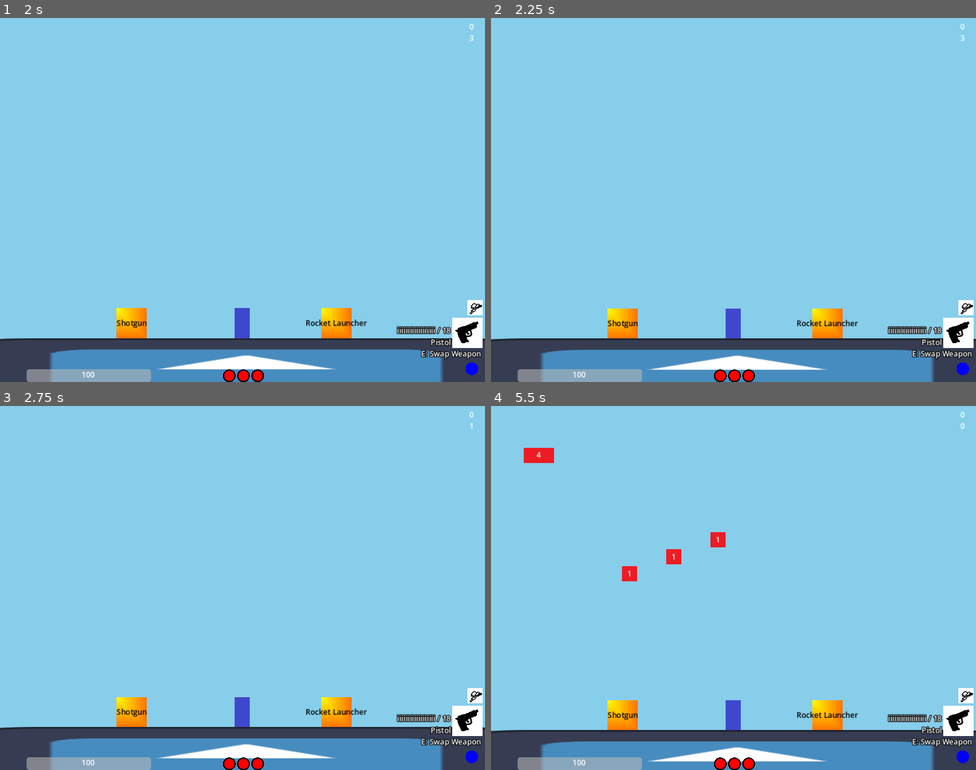
Above: before the commit, frames 1-4 (two rows, left to right).
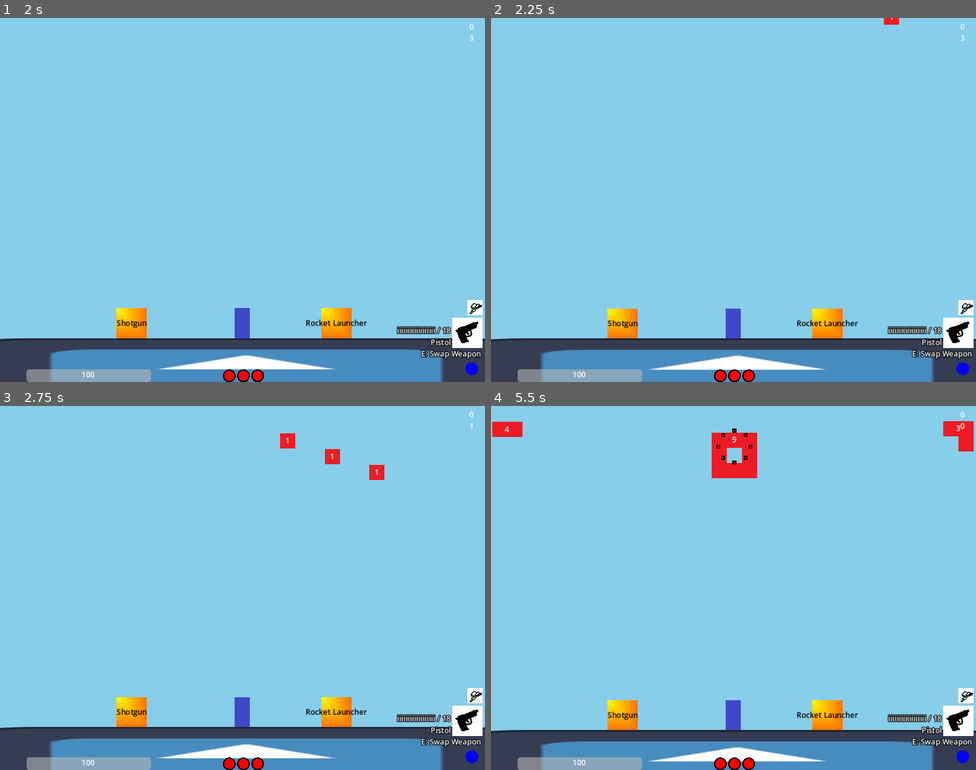
Above: after the commit, the same moments.

Repository: notMSB/bunk
Game: Godot game, scene res://scenes/menu.tscn
The game is run twice, just before and just after one commit, with the same random seed, the same clock (stepped at 60 frames per second) and the same inputs. The engine's default icon, where the game draws it, is replaced by a stand-in: a white triangle on a blue panel in a dark square.
Inputs (mouse positions are in pixels of both pictures, inside the frame that each line leads up to):
- Up to frame 1 (2 s): click "Mobile" at 0.5 s; move the mouse to (349, 181) at 1.27 s; hold Right (ui_right) from 1.28 s (still down); tap Shift (item) at 1.35 s; tap Space (jump) at 1.52 s
- Up to frame 2 (2.25 s): keep holding Right (ui_right); move the mouse to (636, 218) at 2.02 s; tap Mouse wheel down (cycle held weapon) at 2.1 s
- Up to frame 3 (2.75 s): keep holding Right (ui_right); tap Space (jump) at 2.27 s; tap Shift (item) at 2.3 s
- Up to frame 4 (5.5 s): move the mouse to (782, 507) at 2.77 s; release Right (ui_right) at 2.78 s; hold Left (ui_left) 2.78-3.53 s; tap Q (exchange weapon) at 2.85 s; tap Shift (item) at 3.05, 3.6, 4.55, 5.3 s; move the mouse to (709, 660) at 3.52 s; hold Right (ui_right) 3.53-5.03 s; tap Space (jump) at 3.77, 4.52, 5.27 s; move the mouse to (879, 642) at 4.27 s; tap Ctrl (misc) at 4.35 s; move the mouse to (588, 533) at 5.02 s; hold Left (ui_left) from 5.03 s (still down); click (588, 533) at 5.1 s

Frame 1 is identical in both runs. In frame 2, less than 0.1% of the frame differs, in the area x 81-85%, y 0-2%; in frame 3, 0.4%; in frame 4, 2.4%, in the area x 0-100%, y 4-49%.

Commit message:
Enemy Waves start

Diff:
--- /dev/null
+++ b/Enemy Waves/Enemy wave 01.tscn
@@ -0,0 +1,21 @@
+[gd_scene load_steps=5 format=3 uid="uid://cie7ojdyc0fiq"]
+
+[ext_resource type="PackedScene" uid="uid://cydvsy2fg6d5e" path="res://scenes/enemy.tscn" id="4_7jnht"]
+[ext_resource type="PackedScene" uid="uid://c5d10buygwl2h" path="res://scenes/shrimp.tscn" id="5_6u4qk"]
+[ext_resource type="PackedScene" uid="uid://cvfppjfmmea6a" path="res://scenes/clam.tscn" id="6_p3i71"]
+[ext_resource type="PackedScene" uid="uid://duyont48u7aox" path="res://scenes/swarmer.tscn" id="7_rtp1u"]
+
+[node name="Enemy Wave" type="Node2D"]
+position = Vector2(512, 768)
+
+[node name="Enemy" parent="." instance=ExtResource("4_7jnht")]
+position = Vector2(-478, -54)
+
+[node name="Shrimp" parent="." instance=ExtResource("5_6u4qk")]
+position = Vector2(475, -56)
+
+[node name="Swarmer" parent="." instance=ExtResource("7_rtp1u")]
+position = Vector2(276, 192)
+
+[node name="Clam" parent="." instance=ExtResource("6_p3i71")]
+position = Vector2(-14, -32)
--- /dev/null
+++ b/Enemy Waves/Enemy wave 02.tscn
@@ -0,0 +1,21 @@
+[gd_scene load_steps=5 format=3 uid="uid://dwaj0p0np5c2u"]
+
+[ext_resource type="PackedScene" uid="uid://cydvsy2fg6d5e" path="res://scenes/enemy.tscn" id="1_csra7"]
+[ext_resource type="PackedScene" uid="uid://c5d10buygwl2h" path="res://scenes/shrimp.tscn" id="2_fgnf7"]
+[ext_resource type="PackedScene" uid="uid://duyont48u7aox" path="res://scenes/swarmer.tscn" id="3_xhkk0"]
+[ext_resource type="PackedScene" uid="uid://cvfppjfmmea6a" path="res://scenes/clam.tscn" id="4_p1hvk"]
+
+[node name="Enemy Wave" type="Node2D"]
+position = Vector2(512, 768)
+
+[node name="Enemy" parent="." instance=ExtResource("1_csra7")]
+position = Vector2(-478, -54)
+
+[node name="Shrimp" parent="." instance=ExtResource("2_fgnf7")]
+position = Vector2(475, -56)
+
+[node name="Swarmer" parent="." instance=ExtResource("3_xhkk0")]
+position = Vector2(276, 192)
+
+[node name="Clam" parent="." instance=ExtResource("4_p1hvk")]
+position = Vector2(-14, -32)
--- /dev/null
+++ b/Enemy Waves/Enemy wave 03.tscn
@@ -0,0 +1,21 @@
+[gd_scene load_steps=5 format=3 uid="uid://co2tt7yjnwyjs"]
+
+[ext_resource type="PackedScene" uid="uid://cydvsy2fg6d5e" path="res://scenes/enemy.tscn" id="1_6i2lp"]
+[ext_resource type="PackedScene" uid="uid://c5d10buygwl2h" path="res://scenes/shrimp.tscn" id="2_7ytwf"]
+[ext_resource type="PackedScene" uid="uid://duyont48u7aox" path="res://scenes/swarmer.tscn" id="3_nrbqr"]
+[ext_resource type="PackedScene" uid="uid://cvfppjfmmea6a" path="res://scenes/clam.tscn" id="4_3dc34"]
+
+[node name="Enemy Wave" type="Node2D"]
+position = Vector2(512, 768)
+
+[node name="Enemy" parent="." instance=ExtResource("1_6i2lp")]
+position = Vector2(-478, -54)
+
+[node name="Shrimp" parent="." instance=ExtResource("2_7ytwf")]
+position = Vector2(475, -56)
+
+[node name="Swarmer" parent="." instance=ExtResource("3_nrbqr")]
+position = Vector2(276, 192)
+
+[node name="Clam" parent="." instance=ExtResource("4_3dc34")]
+position = Vector2(-14, -32)
--- /dev/null
+++ b/Enemy Waves/Enemy wave 04.tscn
@@ -0,0 +1,21 @@
+[gd_scene load_steps=5 format=3 uid="uid://cay1gu2720e8a"]
+
+[ext_resource type="PackedScene" uid="uid://cydvsy2fg6d5e" path="res://scenes/enemy.tscn" id="1_iiy6y"]
+[ext_resource type="PackedScene" uid="uid://c5d10buygwl2h" path="res://scenes/shrimp.tscn" id="2_37rpi"]
+[ext_resource type="PackedScene" uid="uid://duyont48u7aox" path="res://scenes/swarmer.tscn" id="3_1xjff"]
+[ext_resource type="PackedScene" uid="uid://cvfppjfmmea6a" path="res://scenes/clam.tscn" id="4_kyqjv"]
+
+[node name="Enemy Wave" type="Node2D"]
+position = Vector2(512, 768)
+
+[node name="Enemy" parent="." instance=ExtResource("1_iiy6y")]
+position = Vector2(-478, -54)
+
+[node name="Shrimp" parent="." instance=ExtResource("2_37rpi")]
+position = Vector2(475, -56)
+
+[node name="Swarmer" parent="." instance=ExtResource("3_1xjff")]
+position = Vector2(276, 192)
+
+[node name="Clam" parent="." instance=ExtResource("4_kyqjv")]
+position = Vector2(-14, -32)
--- a/scripts/clam_ai.gd
+++ b/scripts/clam_ai.gd
@@ -12,7 +12,7 @@
 func _process(delta):
 	shotCooldown -= delta
 	if shotCooldown <= 0 and !enemy.killTimerSet and enemy.global_position.distance_to(player.global_position) < 600:
-		var bulletOrigin = enemy.position + Vector2(16, 32) #set all bullets to spawn from the middle
+		var bulletOrigin = enemy.global_position + Vector2(16, 32) #set all bullets to spawn from the middle
 		for i in 8:
 			var shot := Bullet.instantiate()
 			shot.get_node("Sprite2D").modulate = Color.RED
--- a/scripts/global.gd
+++ b/scripts/global.gd
@@ -32,3 +32,51 @@
 	return _text
 
 	pass
+
+func getFilePathsByExtension(directoryPath: String, extension: String, recursive: bool = true) -> Array:
+
+	#	https://www.reddit.com/r/godot/comments/k1t53k/getting_tscn_children_from_levels_folder/
+
+	# returns one array containing all elements found within a folder.
+	# Entries are just paths to that element.
+	# Does not create sub arrays, only the one array with all elements.
+
+	# Usage:
+	#var directoryPath = "res://path/to/Levels"
+	#var extension = "tscn"
+	#var foundPaths = getFilePathsByExtension(directoryPath, extension)
+
+
+	#var dir := Directory.new()
+
+	var dir := DirAccess.open(directoryPath)
+	#if dir != OK:
+	if dir == null:
+		printerr("Warning: could not open directory: ", directoryPath)
+		return []
+
+	#if dir.list_dir_begin(true, true) != OK:
+		#printerr("Warning: could not list contents of: ", directoryPath)
+		#return []
+	dir.list_dir_begin()
+
+
+	var filePaths := []
+	var fileName := dir.get_next()
+
+	while fileName != "":
+		if dir.current_is_dir():
+			if recursive:
+				var dirPath = dir.get_current_dir() + "/" + fileName
+				filePaths += getFilePathsByExtension(dirPath, extension, recursive)
+		else:
+			if fileName.get_extension() == extension:
+				var filePath = dir.get_current_dir() + "/" + fileName
+				filePaths.append(filePath)
+
+		fileName = dir.get_next()
+
+	# Not necessary, calling get_next() and getting an empty string automatically ends it.
+	#dir.list_dir_emd()
+
+	return filePaths
--- a/scripts/spawner.gd
+++ b/scripts/spawner.gd
@@ -18,7 +18,17 @@
 const TOP_SPAWN := 500
 var topSpawnMod = TOP_SPAWN
 
-const TIMER_LIST := [[0, 1.3], [500, 1.3], [2000, 1.2], [5000, 1.1], [8000, 1.0], [11000, 0.9]]
+# Spawn rate of waves.
+# first entry: height minimum for entry
+# Second entry: spawn time between waves.
+const TIMER_LIST := [
+		[0, 		1.3]
+	,	[500, 		1.3]
+	,	[2000, 		1.2]
+	,	[5000, 		1.1]
+	,	[8000, 		1.0]
+	,	[11000, 	0.9]
+]
 var timerIndex := 0
 var timer := TIMER_LIST[0][1]
 
@@ -27,15 +37,45 @@
 var platformFrequency := 10
 var platSpawnCounter := 0
 
-var enemyScenes : Array
-var enemyOdds : Array
+
+#var enemyScenes : Array
+
+# Get all wave assets in "enemy waves" folder to be used later
+var enemyWavesArray = Global.getFilePathsByExtension("res://Enemy Waves/", "tscn")
+var enemyOdds : Array	# Should be the same number of entries of waves. Dictates how likely a specific wave can be chosen
+
+# Data for each wave
+# Can b
+var enemyWavesData = {
+	0 : {
+			wave_delay_next			= 1.0	# Delay applied when this wave spawns for the next wave. This allows customization of spawn times
+		,	randomize_horizontally 	= true	# Randomize positions of all elements horizontally
+		,	randomize_vertically 	= true	# Randomize positions of all elements vertically
+	}
+	, 1 : {
+			wave_delay_next 		= 2.0
+		,	randomize_horizontally 	= false
+		,	randomize_vertically 	= true
+	}
+	, 2 : {
+			wave_delay_next 		= 3.0
+		,	randomize_horizontally 	= true
+		,	randomize_vertically 	= false
+	}
+	, 3 : {
+			wave_delay_next 		= 4.0
+		,	randomize_horizontally 	= false
+		,	randomize_vertically 	= false
+	}
+}
 
 const OFFSCREEN_LOOP = 2
 var offscreenSpawns = 0
 
 func _ready():
-	enemyScenes = [Swarmer, Clam, Shrimp, Enemy]
+	#enemyScenes = [Swarmer, Clam, Shrimp, Enemy]
 	topSpawnMod = TOP_SPAWN / CAMERA.zoom.y
+
 
 func spawn_boss():
 	spawn(CAMERA.get_screen_center_position(), true, true)
@@ -50,7 +90,7 @@
 	timer -= delta
 	if timer <= 0:
 		set_spawns()
-		timer = get_timer()
+
 
 func get_timer():
 	if timerIndex == TIMER_LIST.size()-1: return TIMER_LIST[-1][1]
@@ -86,12 +126,12 @@
 	var screenY : int = ProjectSettings.get_setting("display/window/size/viewport_height") / CAMERA.zoom.y
 
 
-	# handle Spawning of item pickup
+	# Spawn enemies in the middle. Also randomly spawn a pickup
 	spawn(CAMERA.get_screen_center_position(), true)
 
-	# Spawn enemies
-	spawn(Vector2(CAMERA.get_screen_center_position().x - screenX, CAMERA.get_screen_center_position().y))
-	spawn(Vector2(CAMERA.get_screen_center_position().x + screenX, CAMERA.get_screen_center_position().y))
+	# Spawn enemies to the left and right
+	#spawn(Vector2(CAMERA.get_screen_center_position().x - screenX, CAMERA.get_screen_center_position().y))
+	#spawn(Vector2(CAMERA.get_screen_center_position().x + screenX, CAMERA.get_screen_center_position().y))
 
 	# Spawn enemies off screen
 	offscreenSpawns +=1
@@ -100,13 +140,16 @@
 		spawn(Vector2(CAMERA.get_screen_center_position().x, CAMERA.get_screen_center_position().y - screenY))
 
 func spawn(center, original = false, boss = false):
-	var newSpawn : CharacterBody2D
+	#var newSpawn : CharacterBody2D
+	var newSpawn = null
 	var isItem := false
+	var timer_new_delay := 1.0
+	var enemy_wave_spawn_index := -1
 
 	var specificHoriz : int = HORIZ_MOD if original else HORIZ_MOD / 2
 
 	# spawn Boss
-	if boss: newSpawn = Boss.instantiate()
+	if boss: newSpawn = Boss.instantiate();
 	else:
 		if original: platSpawnCounter +=1
 
@@ -119,17 +162,33 @@
 		# Spawn enemy
 		else:
 			# Figure out what enemy to spawn based on spawning chances of each enemy
+			#var totalOdds := 0
+			#for i in enemyOdds: totalOdds += i
+			#var enemyRando := randi() % totalOdds
+			#for i in enemyScenes.size():
+				#enemyRando -= enemyOdds[i]
+				#
+				## Actually spawn enemy
+				#if enemyRando < 0:
+					#newSpawn = enemyScenes[i].instantiate()
+					#break
+
 			var totalOdds := 0
-			for i in enemyOdds: totalOdds += i
+			for i in enemyOdds:
+				totalOdds += i
+
 			var enemyRando := randi() % totalOdds
-			for i in enemyScenes.size():
+
+			for i in enemyWavesArray.size():
 				enemyRando -= enemyOdds[i]
 
 				# Actually spawn enemy
 				if enemyRando < 0:
-					newSpawn = enemyScenes[i].instantiate()
+					enemy_wave_spawn_index = i
+					newSpawn = load(enemyWavesArray[enemy_wave_spawn_index]).instantiate()
 					break
 
+	if newSpawn == null: return
 
 	add_child(newSpawn)
 
@@ -143,8 +202,36 @@
 		elif rando == 1:
 			newSpawn.global_position = Vector2(center.x + HORIZ_MOD, yPos)
 			newSpawn.velocity.x = -100
-	else:
+
+		newSpawn.setup(CAMERA, PLAYER)
+		timer_new_delay = get_timer()
+		pass
+	elif boss:
 		var xPos : float = center.x + specificHoriz - randi() % (specificHoriz * 2)
 		newSpawn.global_position = Vector2(xPos, center.y - topSpawnMod)
+		newSpawn.setup(CAMERA, PLAYER)
+		timer_new_delay = get_timer()
+		pass
+	# Set up enemy position
+	else:
+		# Old single-enemy spawning logic
+		#var xPos : float = center.x + specificHoriz - randi() % (specificHoriz * 2)
+		#newSpawn.global_position = Vector2(xPos, center.y - topSpawnMod)
+
+		# Spawn wave at top centre of screen
+		newSpawn.global_position = Vector2(center.x, center.y - topSpawnMod)
+
+		# Set up each enemy in the wave
+		for _e in newSpawn.get_child_count():
+			var _wave_instance = newSpawn.get_child(_e)
+			_wave_instance.setup(CAMERA, PLAYER)
+			pass
+
+		# Delay next wave by this wave's time
+		# Multiplies the delay by default timer delay, so it scales with height
+		timer_new_delay = enemyWavesData[enemy_wave_spawn_index].wave_delay_next * get_timer()
+		pass
+
 	#if PLAYER.mobile: newSpawn.scale *= 2
-	newSpawn.setup(CAMERA, PLAYER)
+	#timer = get_timer()
+	timer = timer_new_delay
